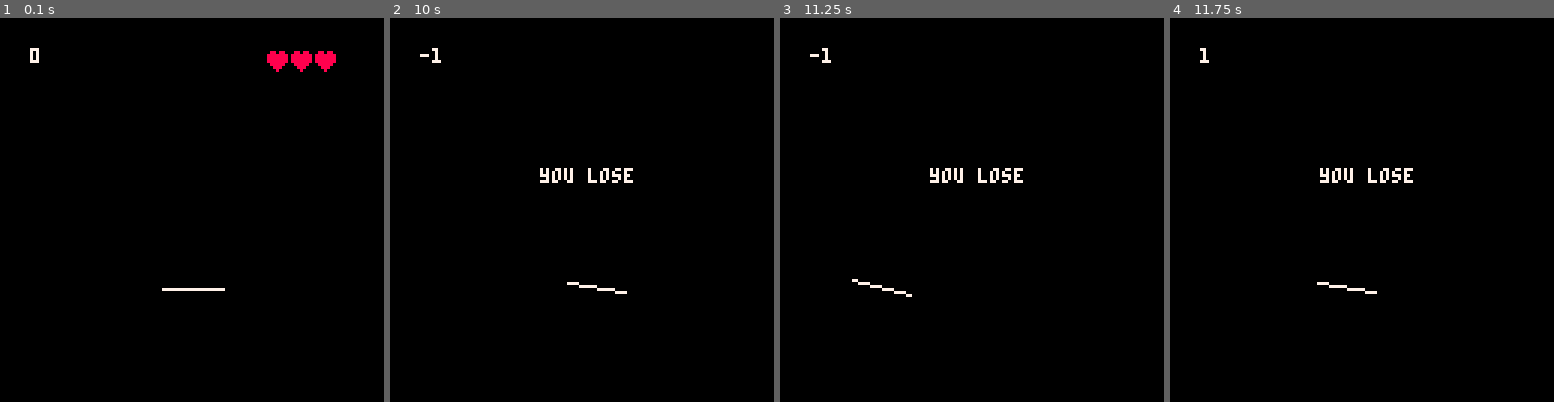
Above: before the commit, frames 1-4 (left to right).
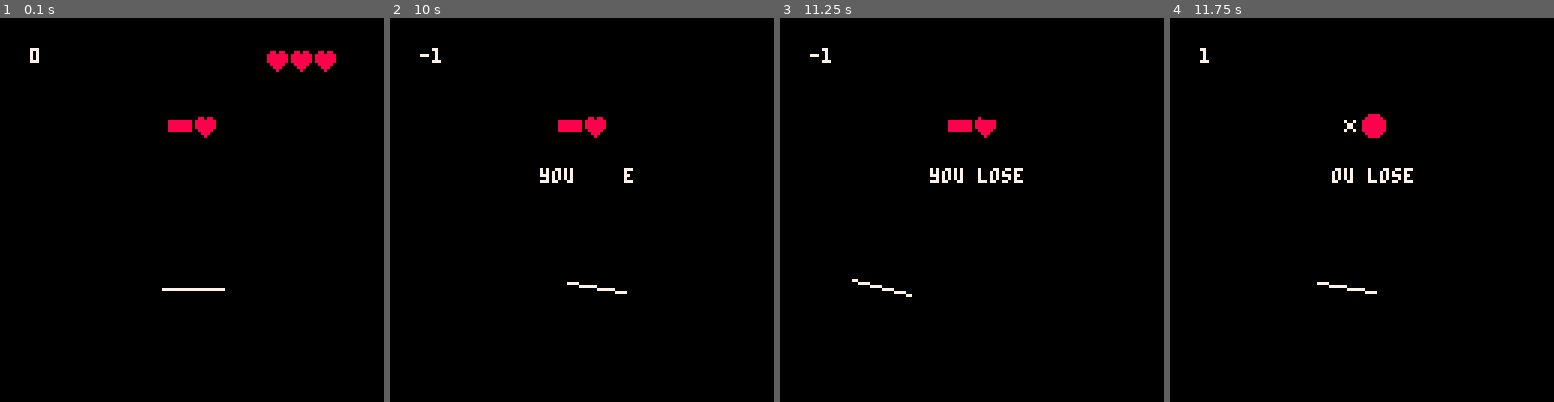
Above: after the commit, the same moments.

Repository: Acedio/jest
Game: PICO-8 cartridge game.p8
Two runs of this game, one before a commit and one after it. Both use one fixed random seed, a clock stepped at 60 frames per second and the inputs below.
Inputs:
- Up to frame 1 (0.1 s): no input
- Up to frame 2 (10 s): tap O (Z key) at 0.33, 0.7, 1.43, 2.22, 3.1, 3.98, 4.87, 5.75, 6.63, 7.52, 8.4, 9.28 s; tap X (X key) at 1.07, 2.07, 2.4, 2.73, 3.07, 3.4, 3.73, 4.07, 4.4, 4.73, 5.07, 5.4, 5.73, 6.07, 6.4, 6.73, 7.07, 7.4, 7.73, 8.07, 8.4, 8.73, 9.07, 9.4, 9.73 s; hold Left 1.97-2.37 s; hold Right 2.87-3.53 s; hold Right 4.13-4.53 s; hold Left 5.13-5.8 s; hold Left 6.23-6.63 s; hold Right 7.13-7.8 s; hold Right 8.4-8.8 s; hold Left from 9.4 s (still down)
- Up to frame 3 (11.25 s): release Left at 10.07 s; tap X (X key) every 0.33 s from 10.07 to 11.07 s; tap O (Z key) at 10.17, 11.05 s; hold Left 10.5-10.9 s
- Up to frame 4 (11.75 s): tap X (X key) at 11.4, 11.73 s; hold Right from 11.4 s (still down)

The runs differ from the first frame. In frame 1, 0.4% of the frame differs, in the area x 43-57%, y 25-32%; in frame 2, 0.6%, in the area x 43-61%, y 25-43%; in frame 3, 0.4%; in frame 4, 0.4%.

Commit message:
Merge extralib into game_lib

Diff:
--- a/extra_lib.lua
+++ /dev/null
@@ -1,52 +0,0 @@
-function king_init()
-  return {
-    t = 0,
-    x = 64-8,
-    y = 32,
-  }
-end
-
-function king_update(s)
-  s.t += 1
-  if band(s.t, 127) == 0 then
-    sfx(0)
-  end
-end
-
-function king_draw(s)
-  palt(0x0010)
-  local laugh = band(s.t,127)
-  if laugh > 6 and laugh < 32 then
-    if band(s.t, 2) == 0 then
-      spr(6, s.x, s.y, 2, 2)
-    else
-      spr(0, s.x, s.y, 2, 2)
-    end
-  elseif band(s.t\15,1) == 1 then
-    spr(0, s.x, s.y, 2, 2)
-  else
-    spr(2, s.x, s.y, 2, 2)
-  end
-end
-
-function audience_init()
-  return {
-    t = 0,
-  }
-end
-
-function audience_update(s)
-  s.t += 1
-end
-
-function audience_draw(s)
-  --audience
-  palt(0x0080)
-  for i=0,7 do
-    spr(104+2*(i%4),i*16,112,2,2)
-  end
-  --curtains
-  for i=0,2 do
-    spr(96,16+32*i,0,4,2)
-  end
-end
--- a/game_lib.lua
+++ b/game_lib.lua
@@ -34,9 +34,65 @@
       {time=20,  action="throw"},
     },
 
+    audience_state=audience_init(),
+    king_state=king_init(),
+
     distance
   }
   return state
+  end
+
+  function king_init()
+    return {
+      t = 0,
+      x = 64-8,
+      y = 32,
+    }
+  end
+
+  function king_update(s)
+    s.t += 1
+    if band(s.t, 127) == 0 then
+      sfx(0)
+    end
+  end
+
+  function king_draw(s)
+    palt(0x0010)
+    local laugh = band(s.t,127)
+    if laugh > 6 and laugh < 32 then
+      if band(s.t, 2) == 0 then
+        spr(6, s.x, s.y, 2, 2)
+      else
+        spr(0, s.x, s.y, 2, 2)
+      end
+    elseif band(s.t\15,1) == 1 then
+      spr(0, s.x, s.y, 2, 2)
+    else
+      spr(2, s.x, s.y, 2, 2)
+    end
+  end
+
+  function audience_init()
+    return {
+      t = 0,
+    }
+  end
+
+  function audience_update(s)
+    s.t += 1
+  end
+
+  function audience_draw(s)
+    --audience
+    palt(0x0080)
+    for i=0,7 do
+      spr(104+2*(i%4),i*16,112,2,2)
+    end
+    --curtains
+    for i=0,2 do
+      spr(96,16+32*i,0,4,2)
+    end
   end
 
   function decideWhatToDo(state)
@@ -55,6 +111,7 @@
   function throw(state)
     local num= flr(rnd(3))
     if num!=1 then
+      --isegg means it is bad and should be dropped.
       add(state.balllist, {ballx=1,bally=1,ballvx=1,ballvy=0,isegg=false})
     else
       add(state.balllist, {ballx=1,bally=1,ballvx=1,ballvy=0,isegg=true})
@@ -119,12 +176,16 @@
         state.angle-=state.paddle_rotatespeed
     end
 
+    king_update(state.king_state)
+    audience_update(state.audience_state)
 
 
   end
 
   function ball_draw(state)
     map()
+    audience_draw(state.audience_state)
+    king_draw(state.king_state)
 
 
     if state.health<0 then
@@ -132,7 +193,6 @@
     end
 
 
-    draw_heart(state)
     foreach(state.balllist, function(o)
       if o.isegg==false then
         spr(44,o.ballx,o.bally,2,2)
@@ -140,6 +200,8 @@
         spr(40,o.ballx,o.bally,2,2)
       end
     end)
+
+    draw_heart(state)
 
     local x1, y1, x2, y2 = update_line_endpoints(state)
     if state.turningleft==true then
--- a/jest.p8
+++ b/jest.p8
@@ -1,7 +1,6 @@
 pico-8 cartridge // http://www.pico-8.com
 version 41
 __lua__
-#include extra_lib.lua
 #include game_lib.lua
 #include cutscene_lib.lua
 
@@ -9,8 +8,6 @@
 state = "choose"
 cutscene_state = {}
 ball_state = {}
-audience_state = {}
-king_state = {}
 
 function _init()
  music(2)
@@ -37,16 +34,12 @@
    if btn(❎) then
      state = "game"
      ball_state = ball_init()
-     audience_state = audience_init()
-     king_state = king_init()
    elseif btn(🅾️) then
      state = "cutscene"
      cutscene_state = intro_init()
    end
  elseif state == "game" then
    ball_update(ball_state)
-   audience_update(audience_state)
-   king_update(king_state)
  elseif state == "cutscene" then
    cutscene_update(cutscene_state)
  else
@@ -62,8 +55,6 @@
     kinganim:draw(10, 10)
   elseif state == "game" then
     ball_draw(ball_state)
-    audience_draw(audience_state)
-    king_draw(king_state)
   elseif state == "cutscene" then
     cutscene_draw(cutscene_state)
   else
Not shown, changed: test.txt
